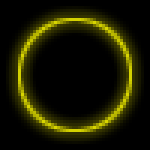
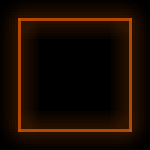
Comparing the layer stacks of the two (150, 150) images. Changes:
hid group "Worm" (2 layers) over [18, 18, 132, 132]
showed group "Square" (1st of 2) (1 layers) over [18, 18, 132, 132]
